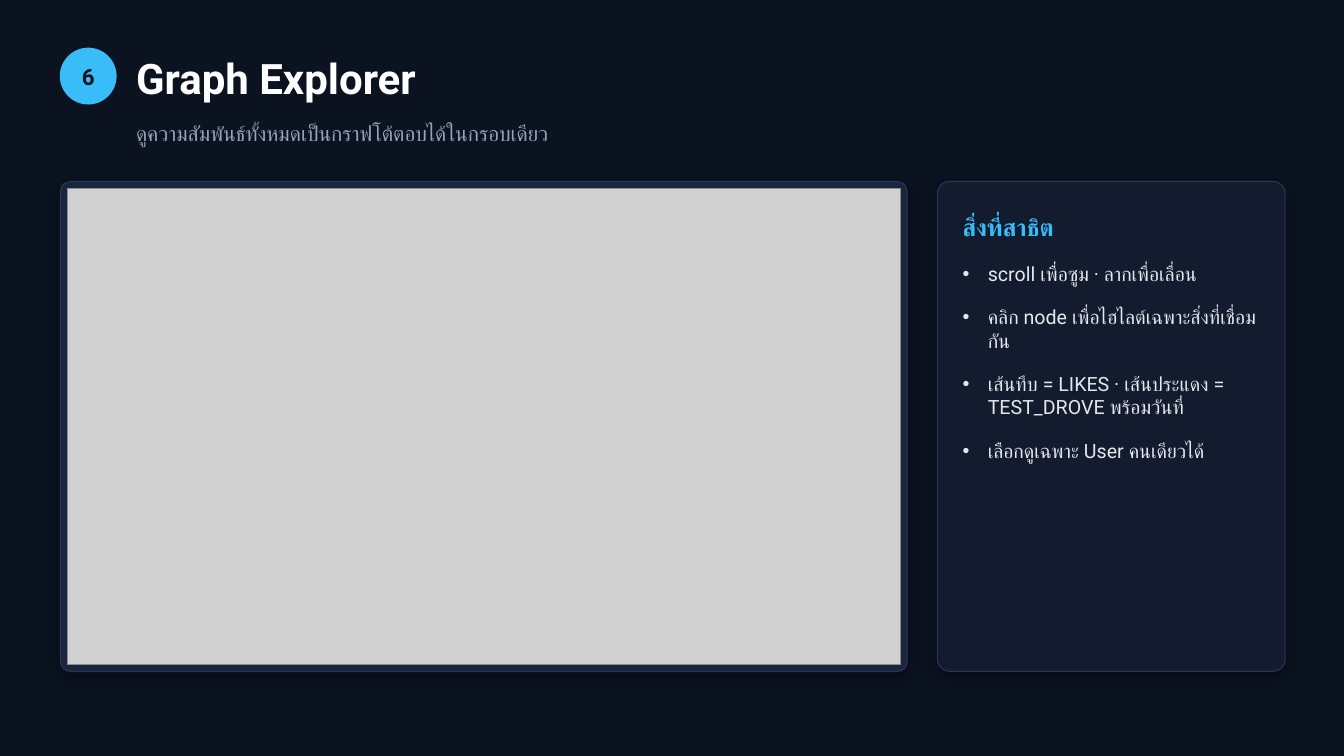
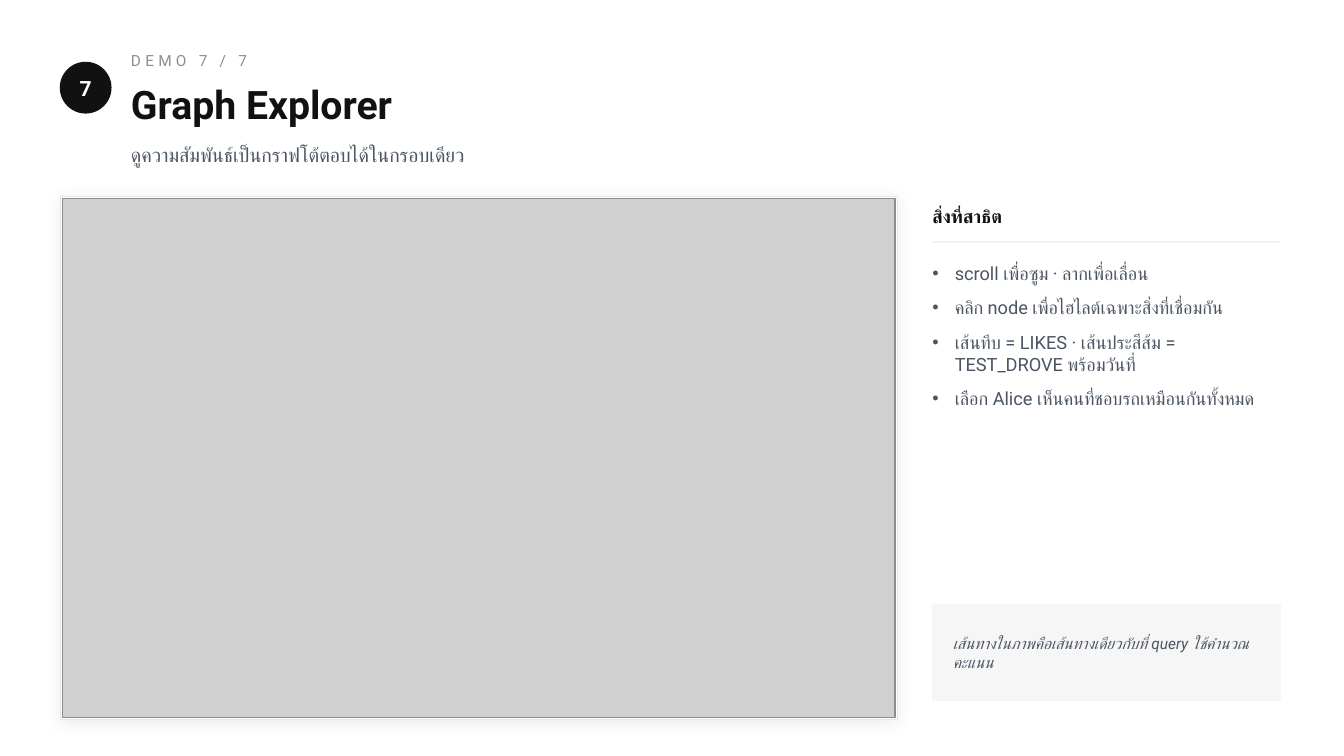
Before and after one commit to pxrawit/carRecommender, a slide deck: slide 15 of Car_Recommended_Presentation.pptx (slide 14 before the commit). Drawn at 1344x756 pixels with LibreOffice and Linux fonts; fonts in the diff are those of the drawing; grey boxes stand for pictures. Boxes give left, top, right and bottom in pixels: in the first picture for what was removed or moved away, otherwise in the second. Text is boxed around its words. In the diff, an @@ line names an element or a change of style, - is before the commit and + after.

```diff
--- a/Car_Recommended_Presentation.pptx
+++ b/Car_Recommended_Presentation.pptx
@@ background #0B1220 to #FFFFFF @@
@@ text added at (131, 55, 247, 66), 11 pt, text #8A8F98 @@
+DEMO 7 / 7
@@ ellipse: place and size @@
-ellipse at (60, 48, 116, 104)
+ellipse at (60, 63, 111, 113)
@@ ellipse at (60, 63, 111, 113): fill #38BDF8 to #111111; outline #38BDF8 1 pt to #111111 1 pt @@
@@ text added at (80, 81, 92, 96), 15 pt, text #FFFFFF, bold @@
+7
@@ text removed at (82, 69, 95, 86) @@
-6
@@ text "Graph Explorer": place and size @@
-text "Graph Explorer" at (136, 62, 415, 103)
+text "Graph Explorer" at (131, 89, 392, 127)
@@ text "Graph Explorer" at (131, 89, 392, 127): size 30 to 28 pt, text colour #FFFFFF to #111111 @@
@@ text at (131, 146, 465, 168): text changed; size 15 to 14 pt; text colour #94A3B8 to #4B5563 @@
-ดูความสัมพันธ์ทั้งหมดเป็นกราฟโต้ตอบได้ในกรอบเดียว
+ดูความสัมพันธ์เป็นกราฟโต้ตอบได้ในกรอบเดียว
@@ rounded rectangle removed at (60, 181, 907, 671) @@
@@ rectangle added at (60, 197, 897, 720), fill #FFFFFF, outline #E5E7EB 0.75 pt @@
@@ picture: place and size @@
-picture at (68, 189, 900, 664)
+picture at (63, 199, 895, 718)
@@ text "สิ่งที่สาธิต": place and size @@
-text "สิ่งที่สาธิต" at (963, 217, 1054, 237)
+text "สิ่งที่สาธิต" at (932, 210, 1002, 224)
@@ text "สิ่งที่สาธิต" at (932, 210, 1002, 224): size 17 to 13 pt, text colour #38BDF8 to #111111 @@
@@ rounded rectangle removed at (938, 181, 1286, 671) @@
@@ text "scroll เพื่อซูม · ลากเพื่อเลื่อน": place and size @@
-text "scroll เพื่อซูม · ลากเพื่อเลื่อน" at (988, 266, 1256, 464)
+text "scroll เพื่อซูม · ลากเพื่อเลื่อน" at (955, 266, 1254, 405)
@@ line added from (933, 242) to (1280, 242), #E5E7EB 0.75 pt @@
@@ text at (955, 266, 1223, 314): size 14 to 13 pt, text colour #E5E7EB to #4B5563 in "scroll เพื่อซูม · ลากเพื่อเลื่อน", "คลิก node เพื่อไฮไลต์เฉพาะสิ่งที่เชื่อมกัน"; indent changed; less space between paragraphs @@
@@ text at (955, 335, 1254, 405): text changed; size 14 to 13 pt; text colour #E5E7EB to #4B5563 @@
-• เส้นทึบ = LIKES · เส้นประแดง = TEST_DROVE พร้อมวันที่
-• เลือกดูเฉพาะ User คนเดียวได้
+• เส้นทึบ = LIKES · เส้นประสีส้ม = TEST_DROVE พร้อมวันที่
+• เลือก Alice เห็นคนที่ชอบรถเหมือนกันทั้งหมด
@@ rectangle added at (933, 605, 1280, 701), fill #F6F6F7, outline #F6F6F7 1 pt @@
@@ text added at (953, 637, 1249, 653), 11 pt, text #4B5563, italic @@
+เส้นทางในภาพคือเส้นทางเดียวกับที่ query ใช้คำนวณคะแนน
```
Also in this commit, not shown: 13 other slides changed, 3 slides added, 2 slides removed.
